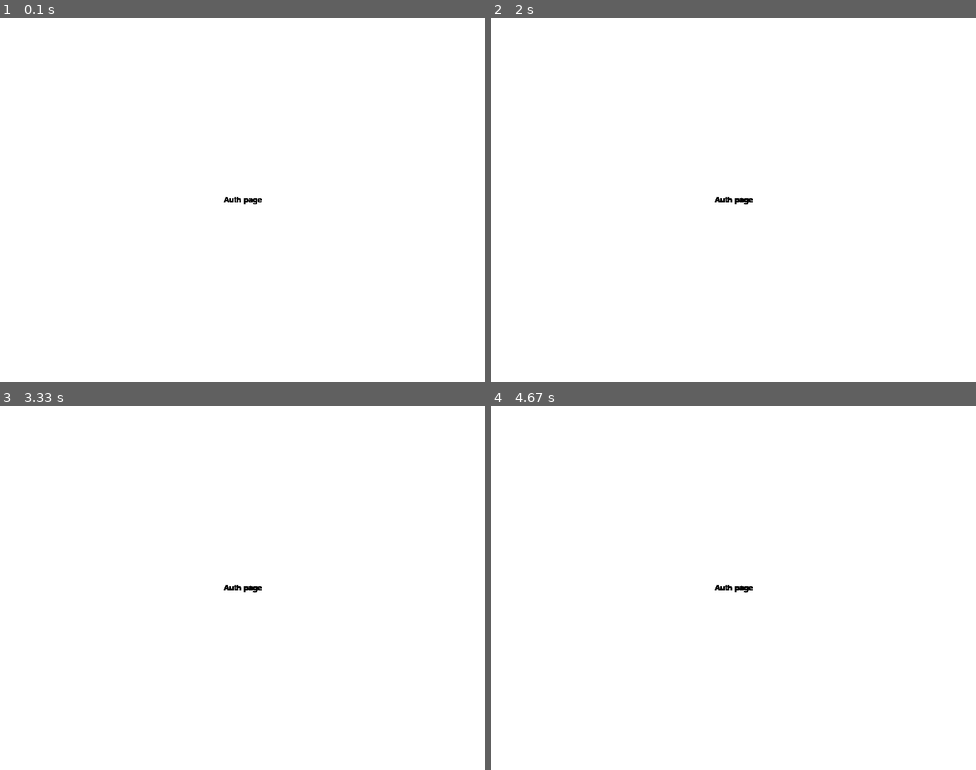
Above: before the commit, frames 1-4 (two rows, left to right).
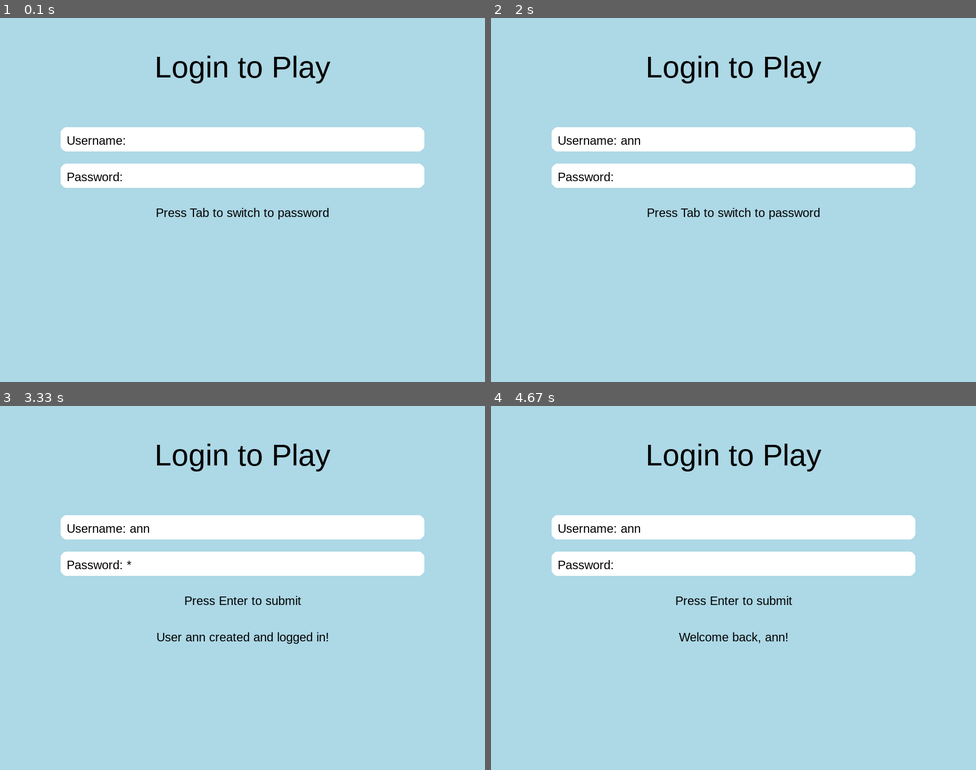
Above: after the commit, the same moments.

Repository: alechries/hhbk-project-pygame
Game: pygame game, started from start.py
Two runs of this game, one before a commit and one after it. Both use one fixed random seed, a clock stepped at 60 frames per second and the inputs below.
Inputs:
- Up to frame 1 (0.1 s): no input
- Up to frame 2 (2 s): tap Enter at 0.33, 1.88 s; tap Backspace at 0.67 s; type "an" at 1.55 s; type "n" at 1.75 s
- Up to frame 3 (3.33 s): tap Tab at 2.1 s; tap Enter at 2.98 s; type "a" at 3.32 s
- Up to frame 4 (4.67 s): tap Enter at 3.45, 3.93, 4.23 s; hold Backspace 3.87-4.33 s

The runs differ from the first frame. In frame 1, 90% of the frame differs, in the area x 0-100%, y 0-100%; in frame 2, 90%; in frame 3, 90%; in frame 4, 90%.

Commit message:
Implementation von Auth.py

Diff:
--- a/pages/auth.py
+++ b/pages/auth.py
@@ -1,29 +1,99 @@
+import pygame
 from utils.page import BasePage
 from pygame.event import Event
-from pygame.mixer import Sound
-
 from utils.sound import SoundManager
+from models.user import UserModel
 from time import sleep
 
-
 class AuthPage(BasePage):
-
-    def __init__(self):
+    def __init__(self, on_auth_success=None):
         super().__init__()
         self.page_name = 'auth'
+        self.sound = SoundManager()
+        self.sound.play('assets/sounds/auth/loaded.mp3')
+        self.user_model = UserModel()
+        self.user_model.initialize_table()
+        self.username = ''
+        self.password = ''
+        self.active_input = 'username'
+        self.on_auth_success = on_auth_success
+        self.message = ''
 
-        sound = SoundManager()
-        sound.play('auth/app_shutdown.mp3')
+        # Use predefined modern fonts
+        self.DEFAULT_FONT = pygame.font.SysFont('Arial', 20)
+        self.MEDIUM_FONT = pygame.font.SysFont('Arial', 40)
+        self.BIG_FONT = pygame.font.SysFont('Arial', 50)
 
     def draw(self):
-        text = self.DEFAULT_FONT.render('Auth page', True, self.thema.text)
-        text_rect = text.get_rect(center=(self.SCREEN.get_width() // 2, self.SCREEN.get_height() // 2))
-        self.SCREEN.blit(text, text_rect)
+        # Background color (light blue)
+        self.SCREEN.fill((173, 216, 230))
+
+        # Title
+        title = self.BIG_FONT.render('Login to Play', True, self.thema.text)
+        title_rect = title.get_rect(center=(self.SCREEN.get_width() // 2, 80))
+        self.SCREEN.blit(title, title_rect)
+
+        # Username field
+        input_bg_color = (255, 255, 255)
+        pygame.draw.rect(self.SCREEN, input_bg_color, (100, 180, 600, 40), border_radius=10)
+        username_text = self.DEFAULT_FONT.render(f'Username: {self.username}', True, self.thema.text)
+        self.SCREEN.blit(username_text, (110, 190))
+
+        # Password field
+        pygame.draw.rect(self.SCREEN, input_bg_color, (100, 240, 600, 40), border_radius=10)
+        password_text = self.DEFAULT_FONT.render(f'Password: {"*" * len(self.password)}', True, self.thema.text)
+        self.SCREEN.blit(password_text, (110, 250))
+
+        # Prompt text
+        prompt_text = 'Press Enter to submit' if self.active_input == 'password' else 'Press Tab to switch to password'
+        prompt = self.DEFAULT_FONT.render(prompt_text, True, self.thema.text)
+        prompt_rect = prompt.get_rect(center=(self.SCREEN.get_width() // 2, 320))
+        self.SCREEN.blit(prompt, prompt_rect)
+
+        # Display message
+        if self.message:
+            message_text = self.DEFAULT_FONT.render(self.message, True, self.thema.text)
+            message_rect = message_text.get_rect(center=(self.SCREEN.get_width() // 2, 380))
+            self.SCREEN.blit(message_text, message_rect)
+
+        pygame.display.flip()
 
     def handle_event(self, event: Event):
-        pass
+        if event.type == pygame.KEYDOWN:
+            if event.key == pygame.K_TAB:
+                self.active_input = 'password' if self.active_input == 'username' else 'username'
+            elif event.key == pygame.K_RETURN:
+                if self.active_input == 'password':
+                    user = self.user_model.get_user(self.username)
+                    if user:
+                        if self.user_model.check_password(self.username, self.password):
+                            self.message = f'Welcome back, {self.username}!'
+                            print(self.message)
+                            pygame.time.set_timer(pygame.USEREVENT, 1000)  # Set timer for 1 second
+                        else:
+                            self.message = 'Invalid password. Please try again.'
+                            print(self.message)
+                    else:
+                        self.user_model.add_user(self.username, self.password)
+                        self.message = f'User {self.username} created and logged in!'
+                        print(self.message)
+                        pygame.time.set_timer(pygame.USEREVENT, 1000)  # Set timer for 1 second
+            elif event.key == pygame.K_BACKSPACE:
+                if self.active_input == 'username':
+                    self.username = self.username[:-1]
+                else:
+                    self.password = self.password[:-1]
+            else:
+                if self.active_input == 'username':
+                    self.username += event.unicode
+                else:
+                    self.password += event.unicode
+
+        elif event.type == pygame.USEREVENT:  # Custom event triggered after 1 second
+            pygame.time.set_timer(pygame.USEREVENT, 0)  # Stop the timer
+            if self.on_auth_success:
+                self.on_auth_success()
 
     def exit_event(self):
-        sound = SoundManager()
-        sound.play('auth/app_shutdown.mp3')
+        self.sound.play('assets/sounds/auth/app_shutdown.mp3')
         sleep(1)
--- a/pages/menu.py
+++ b/pages/menu.py
@@ -10,7 +10,6 @@
     def __init__(self):
         super().__init__()
         self.page_name = 'menu'
-
         self.choose_game_button = Button(300, 200, 200, 30, "Choose Game", self.thema.text, background=self.thema.background)
         self.chess_game_button = Button(300, 220, 200, 30, "Chess", self.thema.text, background=self.thema.background)
         self.checkers_game_button = Button(300, 300, 200, 30, "Dame", self.thema.text, background=self.thema.background)
--- a/start.py
+++ b/start.py
@@ -1,29 +1,30 @@
-
 import pygame
 import sys
 
 from utils.config import Config
-from utils.model import BaseModel
 from utils.page import BasePage
+from pages.auth import AuthPage
+from pages.menu import MenuPage
 
 pygame.init()
-
 
 def start_app():
     config = Config()
 
-    BaseModel.initialize_tables()
     BasePage.initialize_pages()
 
+    def go_to_menu():
+        BasePage.set_as_current_page(MenuPage())
+
+    auth_page = AuthPage(on_auth_success=go_to_menu)
+    BasePage.set_as_current_page(auth_page)
+
     pygame.display.set_caption(config.app_name)
-    BasePage.set_as_current_page_by_page_name(config.start_page)
-
     clock = pygame.time.Clock()
 
     running = True
     CP: BasePage = BasePage.CURRENT_PAGE
     while running:
-
         current_pages_history_length = len(CP.PAGES_HISTORY)
         if CP.PAGE_COUNTER != current_pages_history_length:
             CP.PAGE_COUNTER = current_pages_history_length
@@ -42,7 +43,5 @@
     pygame.quit()
     sys.exit()
 
-
 if __name__ == "__main__":
-
     start_app()
--- a/utils/page.py
+++ b/utils/page.py
@@ -1,5 +1,4 @@
 import typing
-
 from pygame.surface import Surface
 from pygame.display import set_mode
 from pygame.event import Event
@@ -10,45 +9,34 @@
 import importlib
 from pathlib import Path
 
-
 config = Config()
 screen: Surface = set_mode((config.screen_width, config.screen_height))
 
-
 class BasePage:
-
     SCREEN = screen
-
     CURRENT_PAGE = None
-
     PAGES_HISTORY = []
-
     PAGES = {}
-
     PAGE_COUNTER = 0
 
     def __init__(self, thema=BaseTheme()):
         self.page_name = ''
         self.thema = thema
         self.config = Config()
-        self.DEFAULT_FONT = SysFont('Default font', 20)  # Font('assets/fonts/font.ttf', 20)
-        self.MEDIUM_FONT = SysFont('Medium font', 40)  # Font('assets/fonts/font.ttf', 40)
-        self.BIG_FONT = SysFont('Big font', 50)  # Font('assets/fonts/font.ttf', 50)
+        self.DEFAULT_FONT = SysFont('Default font', 20)
+        self.MEDIUM_FONT = SysFont('Medium font', 40)
+        self.BIG_FONT = SysFont('Big font', 50)
         self.SCREEN.fill(self.thema.background)
 
     @staticmethod
     def initialize_pages():
         models_path = Path(__file__).parent.parent / "pages"
-
         for file in models_path.glob("*.py"):
             if file.name == "__init__.py":
                 continue
-
             module_name = f"pages.{file.stem}"
             module = importlib.import_module(module_name)
-
             for name, obj in inspect.getmembers(module, inspect.isclass):
-
                 if issubclass(obj, BasePage) and obj is not BasePage:
                     instance = obj()
                     if instance.page_name:
@@ -70,7 +58,6 @@
             BasePage.PAGES_HISTORY[-1].set_as_current_page()
 
     def draw(self):
-
         text = self.DEFAULT_FONT.render('Page not implemented', True, self.thema.text)
         text_rect = text.get_rect(center=(self.SCREEN.get_width() // 2, self.SCREEN.get_height() // 2))
         self.SCREEN.blit(text, text_rect)
